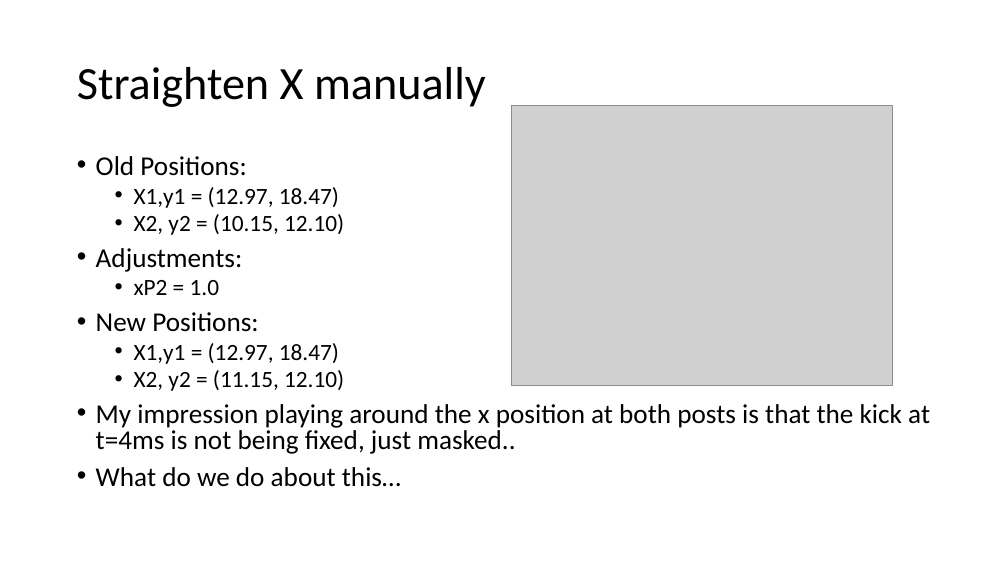
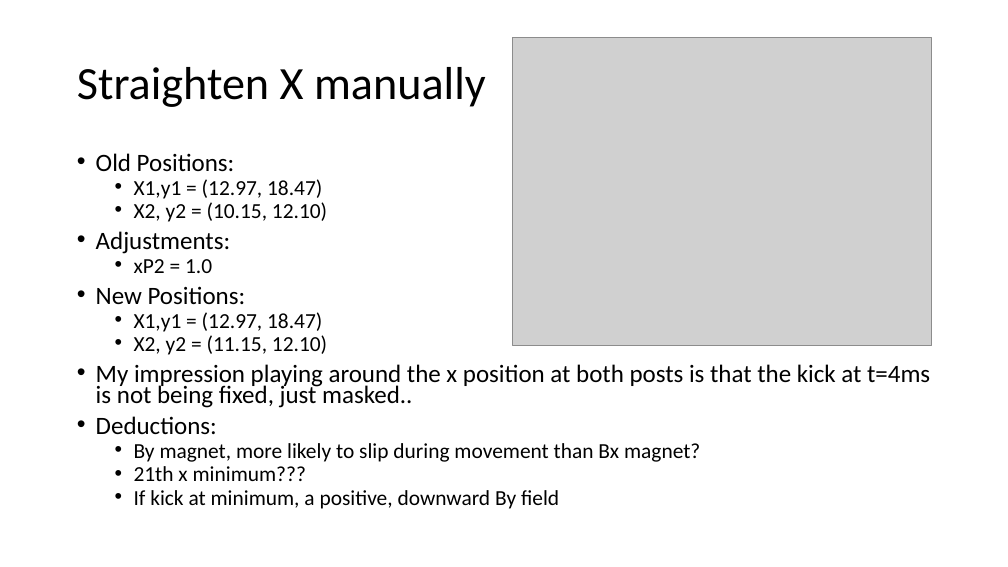
Before and after one commit to afisher000/Pulsed-Wire, a slide deck: slide 9 of Undulator 1 Pulsed-Wire Alignment Dec. 2022.pptx. Drawn at 1008x567 pixels with LibreOffice and Linux fonts; fonts in the diff are those of the drawing; grey boxes stand for pictures. Boxes give left, top, right and bottom in pixels: in the first picture for what was removed or moved away, otherwise in the second. Text is boxed around its words. In the diff, an @@ line names an element or a change of style, - is before the commit and + after.

```diff
--- a/Undulator 1 Pulsed-Wire Alignment Dec. 2022.pptx
+++ b/Undulator 1 Pulsed-Wire Alignment Dec. 2022.pptx
@@ picture: place and size @@
-picture at <box>512,106,893,386</box>
+picture at <box>513,38,932,346</box>
@@ text at <box>96,153,930,408</box>: size 25.9 to 23.8 pt in "Old Positions:", "Adjustments:", "New Positions:", "My impression playing around the x position ..."; size 22.2 to 20.4 pt in "X1,y1 = (12.97, 18.47)", "X2, y2 = (10.15, 12.10)", "xP2 = 1.0", "X1,y1 = (12.97, 18.47)" and 1 more places; line spacing 0.8 to 0.7 @@
@@ text at <box>96,416,700,509</box>: text changed; size 25.9 to 20.4 pt @@
-• What do we do about this…
+• Deductions:
+  • By magnet, more likely to slip during movement than Bx magnet?
+  • 21th x minimum???
+  • If kick at minimum, a positive, downward By field
```
Also in this commit, not shown: 3 slides added, 9 other files.
